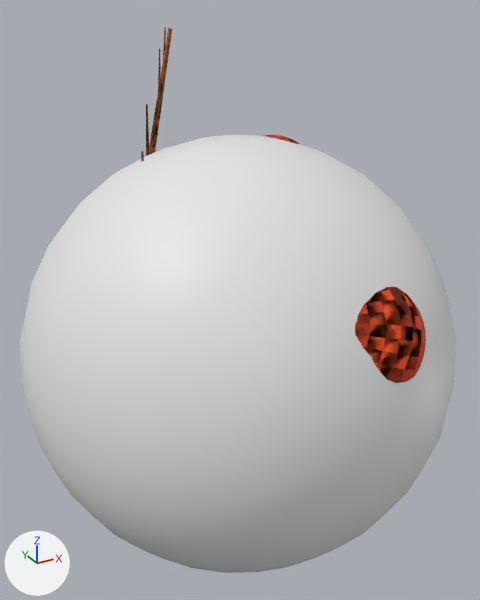
What one commit did to the FBX model Mrowisko/Mrowisko/MrowiskoContent/Models/h3.FBX.
Rendered twice from a camera (50 mm lens) standing at (-33.37, -10.64, 2.36) and looking at (-31.21, -6.7, 0.39). Lighting does not change. The marker at lower left points along +X, +Y and +Z. Where no turn or scale is listed for an object, it has been applied to the vertices.

The older version as bpy lines, for what is in view:
```python
me_mesh_003 = bpy.data.meshes.new('Mesh.003')
me_mesh_003.from_pydata(...)  # 552 vertices, 552 faces; spans x -0.378..0.327, y -0.358..0.361, z -0.382..0.367
me_mesh_003.materials.append(mat_material__110)  # picture img_apfel_tex_jpg
me_mesh_004 = bpy.data.meshes.new('Mesh.004')
me_mesh_004.from_pydata(...)  # 80 vertices, 156 faces; spans x -0.027..0.31, y -0.03..0.03, z -0.006..1.354
me_mesh_004.materials.append(mat_material__34)  # picture img_patyk_tex_jpg
me_mesh_009 = bpy.data.meshes.new('Mesh.009')
me_mesh_009.from_pydata(...)  # a UV sphere (32 segments, 16 rings, poles along z) spanning x -1.57..1.57, y -1.57..1.57, z -1.57..1.57
ob_boundingsphere = bpy.data.objects.new('BoundingSphere', me_mesh_009)
ob_boundingsphere.location = (-31.234, -6.717, 0.0)
ob_cone002 = bpy.data.objects.new('Cone002', me_mesh_004)
ob_cone002.location = (-31.822, -6.332, 0.885)
ob_japko002 = bpy.data.objects.new('japko002', me_mesh_003)
ob_japko002.location = (-31.034, -7.865, 0.55)
```
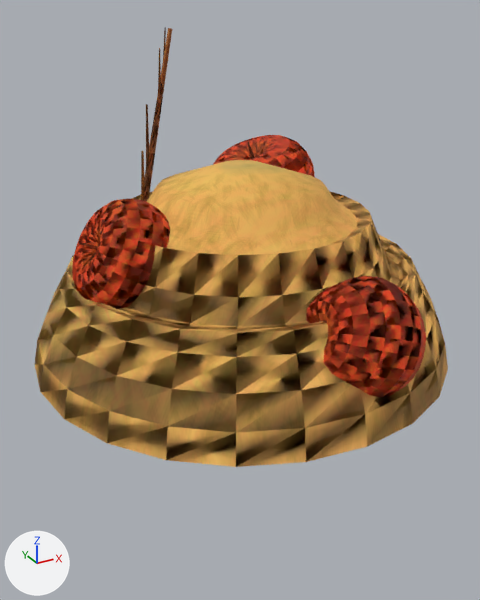
Where the change shows, as pixel boxes (x1, y1, x2, y2) in the pictures (480 x 600 px):
'BoundingSphere', deleted: before (20, 135, 456, 573)
'Cone001', unchanged, uncovered by the edit: after (35, 160, 448, 467)
'japko001', unchanged, uncovered by the edit: after (72, 198, 170, 309)
'japko', unchanged, uncovered by the edit: before (265, 135, 300, 145); after (214, 135, 315, 177)

The change, as a diff of the scene's bpy script:
```diff
--- a/Mrowisko/Mrowisko/MrowiskoContent/Models/h3.FBX.py
+++ b/Mrowisko/Mrowisko/MrowiskoContent/Models/h3.FBX.py
@@ ob_boundingsphere @@
-ob_boundingsphere = bpy.data.objects.new('BoundingSphere', me_mesh_009)
-ob_boundingsphere.location = (-31.234, -6.717, 0.0)
```
